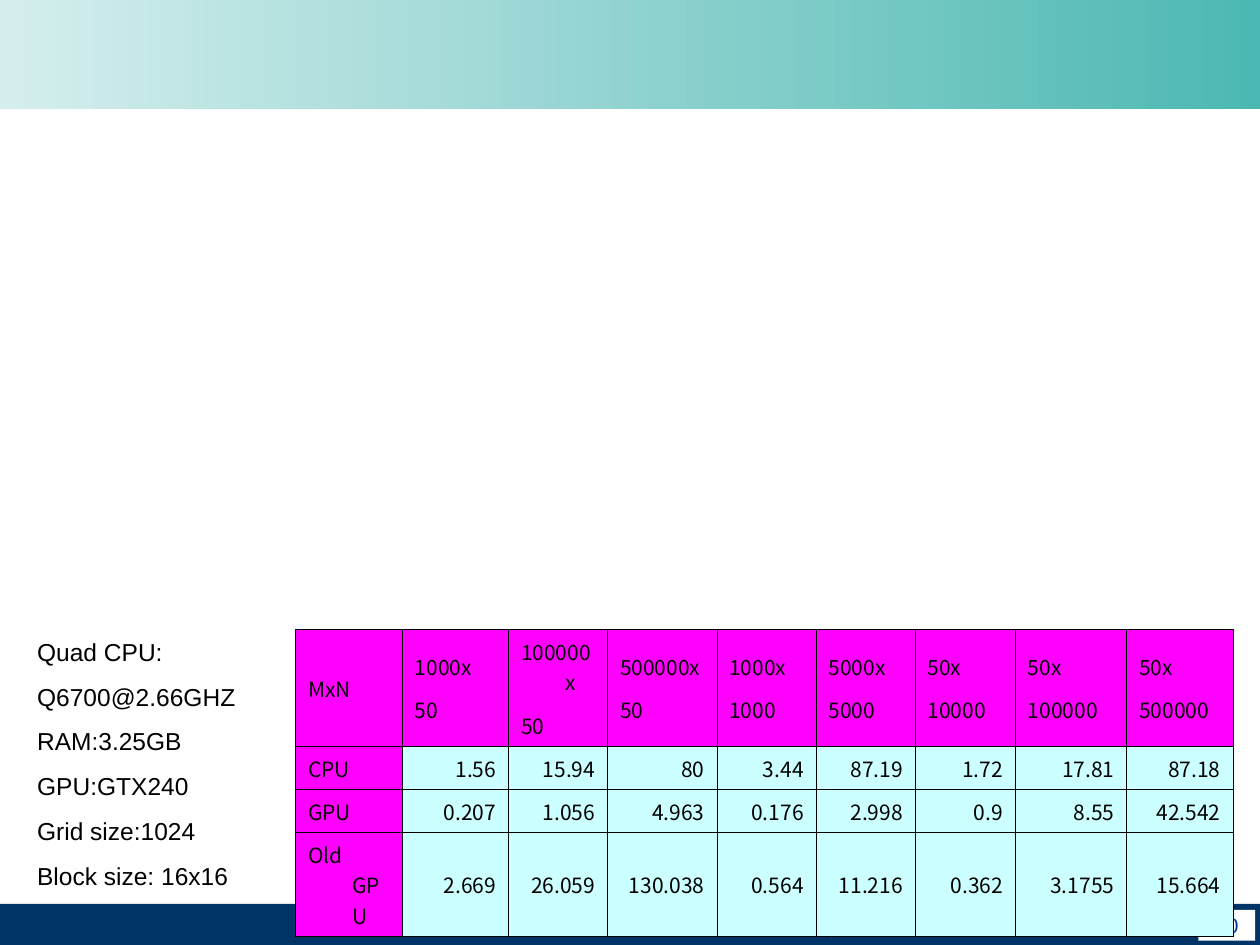
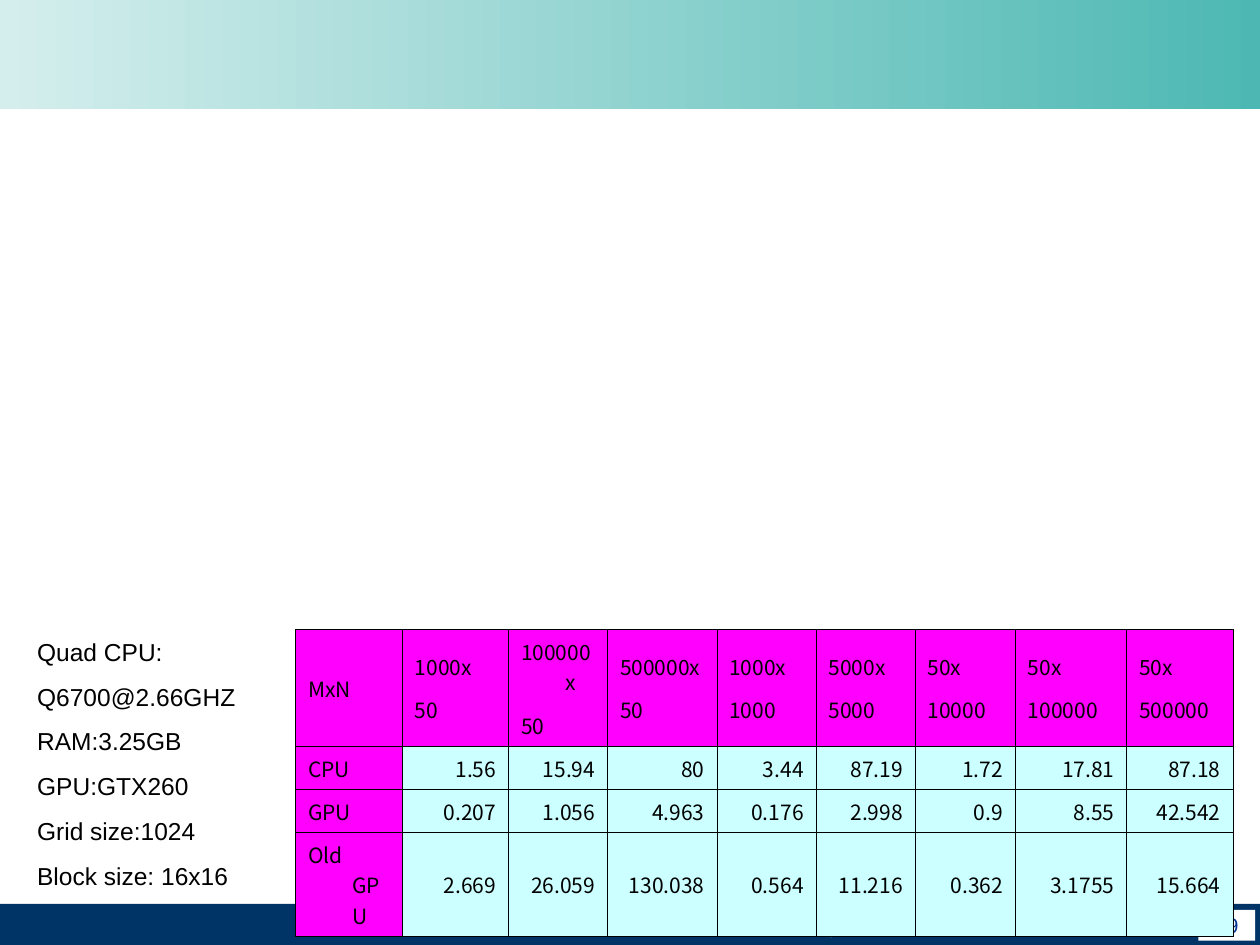
Before and after one commit to unconditional/projektarbeitcuda, a slide deck: slide 19 of Vortrag/Abschlussvortrag der Projektarbeit CUDA(xby).ppt (slide 20 before the commit). Drawn at 1260x945 pixels with LibreOffice and Linux fonts; fonts in the diff are those of the drawing; background and template pictures are left out. Boxes give left, top, right and bottom in pixels: in the first picture for what was removed or moved away, otherwise in the second. Text is boxed around its words. In the diff, an @@ line names an element or a change of style, - is before the commit and + after.

```diff
--- a/Vortrag/Abschlussvortrag der Projektarbeit CUDA(xby).ppt
+++ b/Vortrag/Abschlussvortrag der Projektarbeit CUDA(xby).ppt
@@ text at box(37, 778, 188, 796): text changed @@
-GPU:GTX240
+GPU:GTX260
```
Also in this commit, not shown: 3 other slides changed, 1 slide removed, 1 other file.
